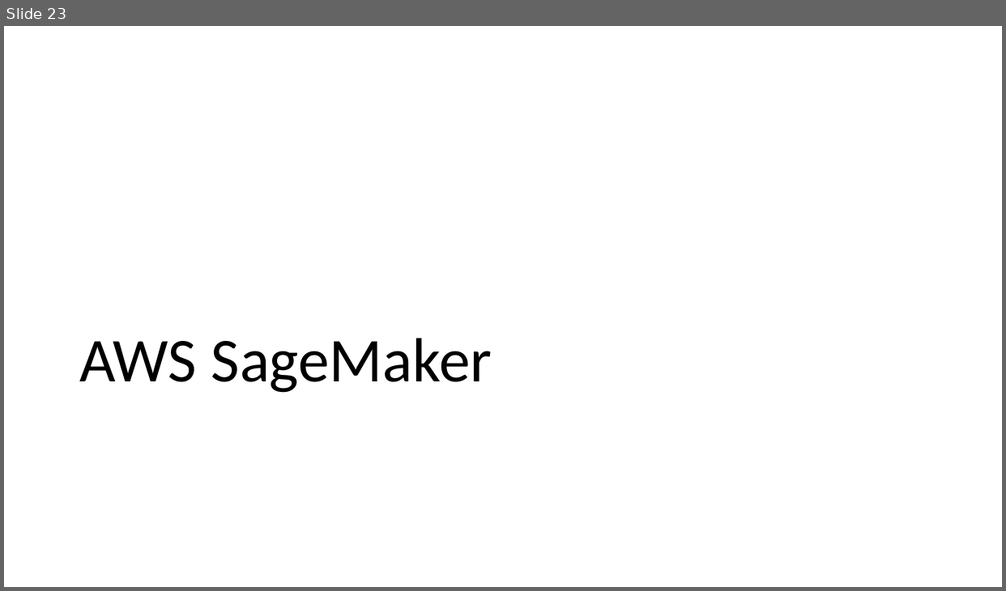
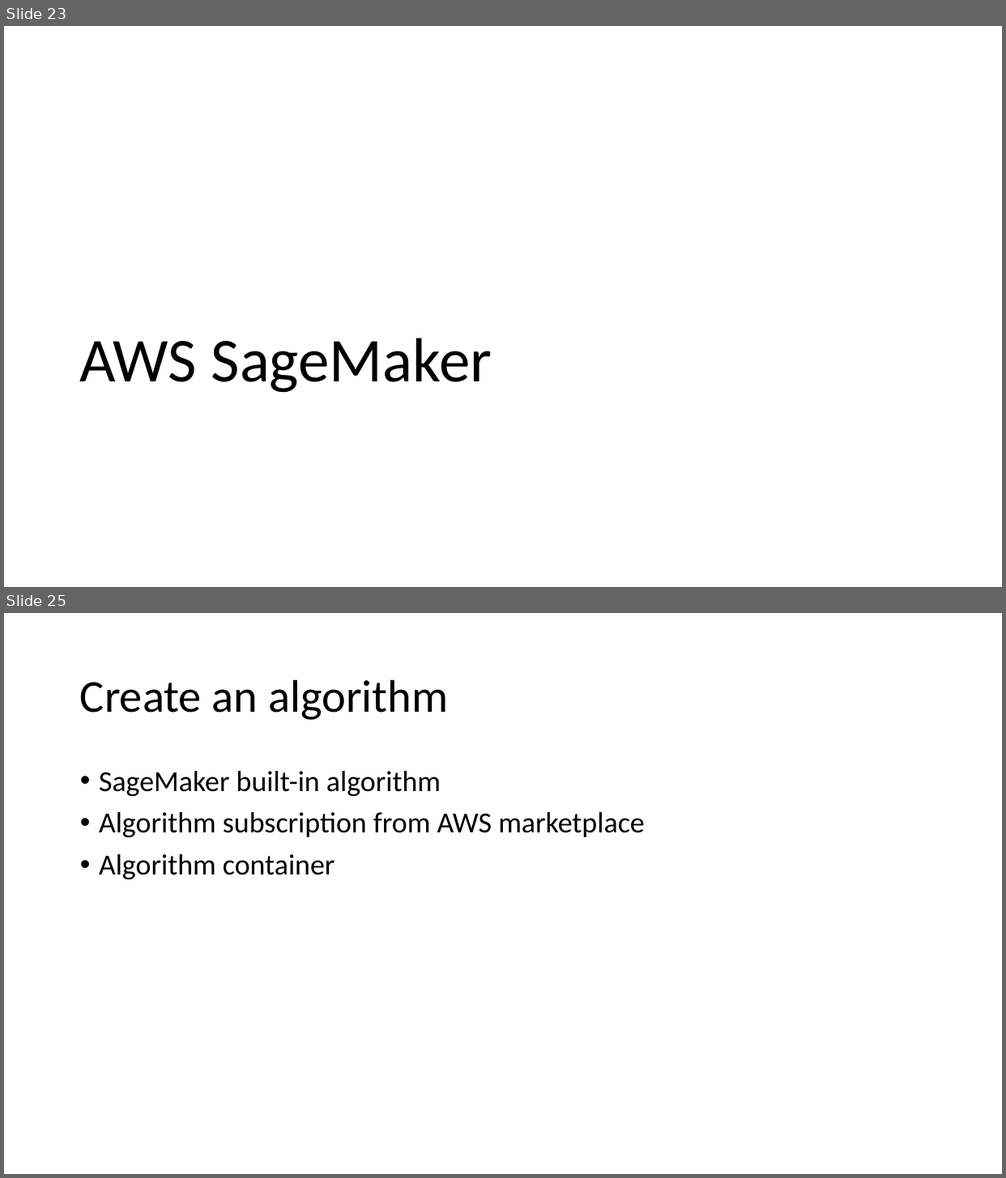
Before and after one commit to xuan0802/iot_slide, a slide deck: IoT analytics.pptx. Shown one above the other, each under a label of ours: slide 23 before the commit, slides 23 and 25 after it; the slides between them are not shown. The pictures are 1006x591 and 1006x1178 pixels, drawn with LibreOffice and Linux fonts; fonts in the diff are those of the drawing. Boxes give left, top, right and bottom in pixels: in the first picture for what was removed or moved away, otherwise in the second. Text is boxed around its words. In the diff, an @@ line names an element or a change of style, - is before the commit and + after.

```diff
--- a/IoT analytics.pptx
+++ b/IoT analytics.pptx
@@ slide 25 added at box(4, 613, 1002, 1174), background #FFFFFF @@
@@ title added at box(80, 679, 448, 720), 44 pt, text #000000 @@
+Create an algorithm
@@ text added at box(99, 771, 644, 879), 28 pt, text #000000 @@
+• SageMaker built-in algorithm
+• Algorithm subscription from AWS marketplace
+• Algorithm container
```
Also in this commit, not shown: 1 slide changed, 2 other slides added.
